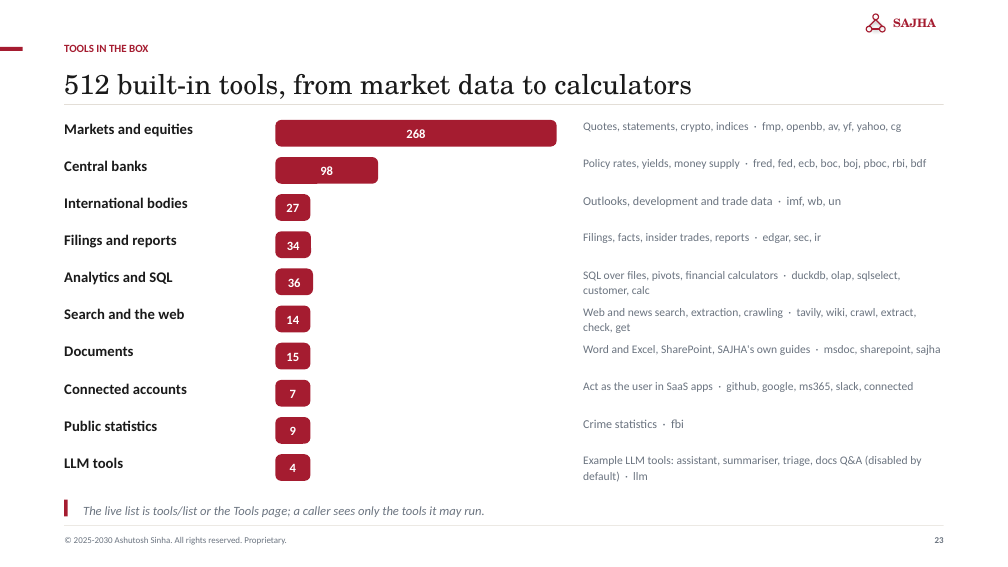
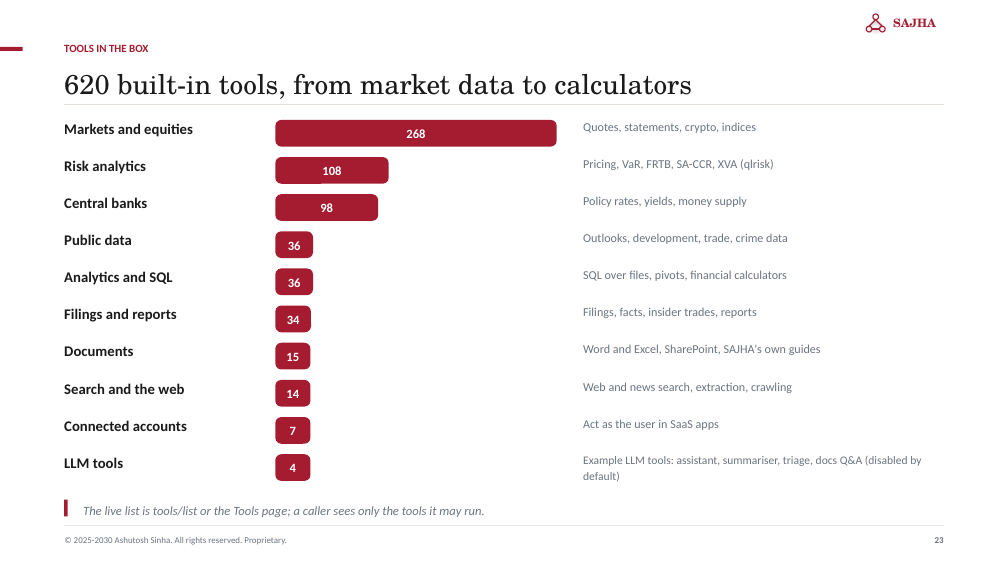
Before and after one commit to ajsinha/sajhamcpserver, a slide deck: slide 23 of docs/publications/SAJHA-MCP-Server.pptx. Drawn at 1008x567 pixels with LibreOffice and Linux fonts; fonts in the diff are those of the drawing. Boxes give left, top, right and bottom in pixels: in the first picture for what was removed or moved away, otherwise in the second. Text is boxed around its words. In the diff, an @@ line names an element or a change of style, - is before the commit and + after.

```diff
--- a/docs/publications/SAJHA-MCP-Server.pptx
+++ b/docs/publications/SAJHA-MCP-Server.pptx
@@ text at [64, 74, 692, 99]: text changed @@
-512 built-in tools, from market data to calculators
+620 built-in tools, from market data to calculators
@@ text at [583, 123, 756, 133]: text changed; size 11 to 11.5 pt @@
-Quotes, statements, crypto, indices · fmp, openbb, av, yf, yahoo, cg
+Quotes, statements, crypto, indices
@@ text added at [64, 160, 146, 174], 14 pt, text #1A1A1A, bold @@
+Risk analytics
@@ rounded rectangle added at [275, 157, 389, 184], fill #A51C30, 12 pt, text #FFFFFF, bold @@
+108
@@ text at [583, 159, 774, 170]: text changed; size 11 to 11.5 pt @@
-Policy rates, yields, money supply · fred, fed, ecb, boc, boj, pboc, rbi, bdf
+Pricing, VaR, FRTB, SA-CCR, XVA (qlrisk)
@@ text removed at [64, 197, 188, 208] @@
-International bodies
@@ rounded rectangle removed at [275, 194, 311, 221] @@
-27
@@ text at [583, 196, 747, 207]: text changed @@
-Outlooks, development and trade data · imf, wb, un
+Policy rates, yields, money supply
@@ text at [64, 234, 132, 245]: text changed @@
-Filings and reports
+Public data
@@ rounded rectangle added at [275, 231, 313, 258], fill #A51C30, 12 pt, text #FFFFFF, bold @@
+36
@@ text at [583, 233, 788, 244]: text changed; size 11 to 11.5 pt @@
-Filings, facts, insider trades, reports · edgar, sec, ir
+Outlooks, development, trade, crime data
@@ text at [583, 270, 787, 281]: text changed; size 11 to 11.5 pt @@
-SQL over files, pivots, financial calculators · duckdb, olap, sqlselect, customer, calc
+SQL over files, pivots, financial calculators
@@ text at [64, 308, 176, 322]: text changed @@
-Search and the web
+Filings and reports
@@ rounded rectangle "34": place and size @@
-rounded rectangle "34" at [275, 231, 311, 258]
+rounded rectangle "34" at [275, 306, 311, 332]
@@ text at [583, 307, 757, 318]: text changed; size 11 to 11.5 pt @@
-Web and news search, extraction, crawling · tavily, wiki, crawl, extract, check, get
+Filings, facts, insider trades, reports
@@ text at [583, 344, 821, 355]: text changed; size 11 to 11.5 pt @@
-Word and Excel, SharePoint, SAJHA's own guides · msdoc, sharepoint, sajha
+Word and Excel, SharePoint, SAJHA's own guides
@@ text added at [64, 383, 184, 394], 14 pt, text #1A1A1A, bold @@
+Search and the web
@@ rounded rectangle "14": place and size @@
-rounded rectangle "14" at [275, 306, 311, 332]
+rounded rectangle "14" at [275, 380, 311, 406]
@@ text at [583, 382, 792, 393]: text changed; size 11 to 11.5 pt @@
-Act as the user in SaaS apps · github, google, ms365, slack, connected
+Web and news search, extraction, crawling
@@ 2 rounded rectangles, 2 texts: place and size @@
-2 rounded rectangles, 2 texts at [64, 157, 378, 406]
+2 rounded rectangles, 2 texts at [64, 194, 378, 444]
@@ text at [583, 419, 719, 430]: text changed @@
-Crime statistics · fbi
+Act as the user in SaaS apps
@@ text removed at [64, 420, 158, 431] @@
-Public statistics
@@ text at [583, 456, 921, 482]: text changed @@
-Example LLM tools: assistant, summariser, triage, docs Q&A (disabled by default) · llm
+Example LLM tools: assistant, summariser, triage, docs Q&A (disabled by default)
```
Also in this commit, not shown: 13 other slides changed, 18 other files.
